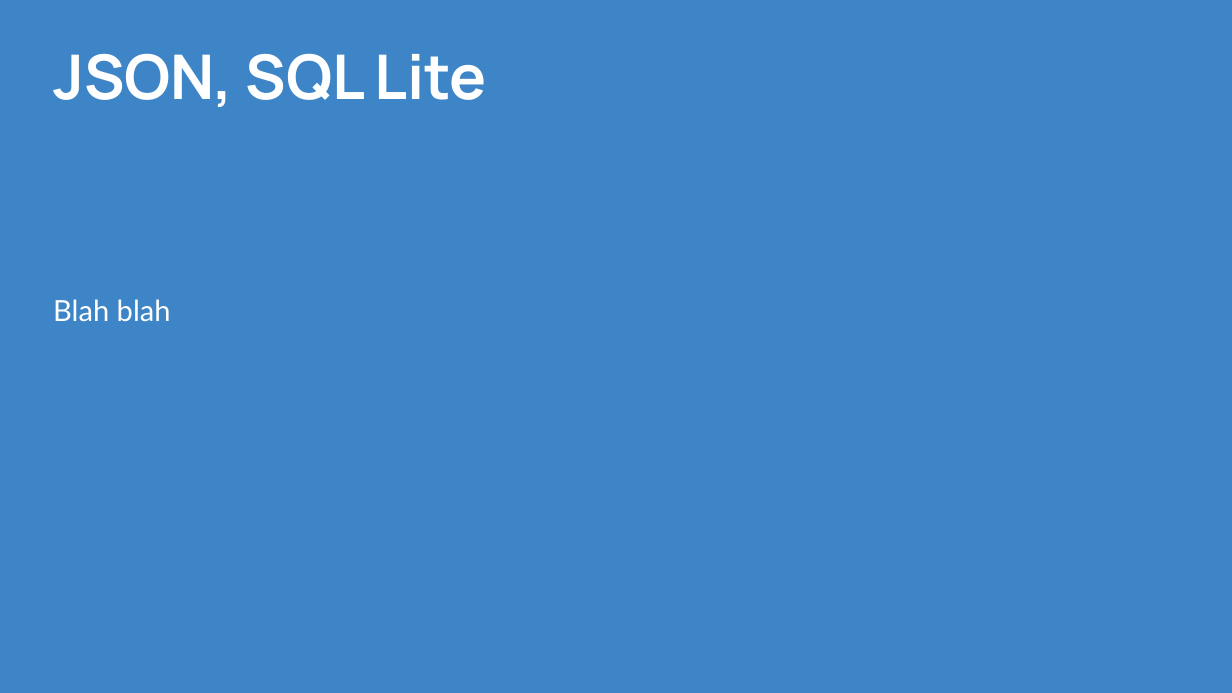
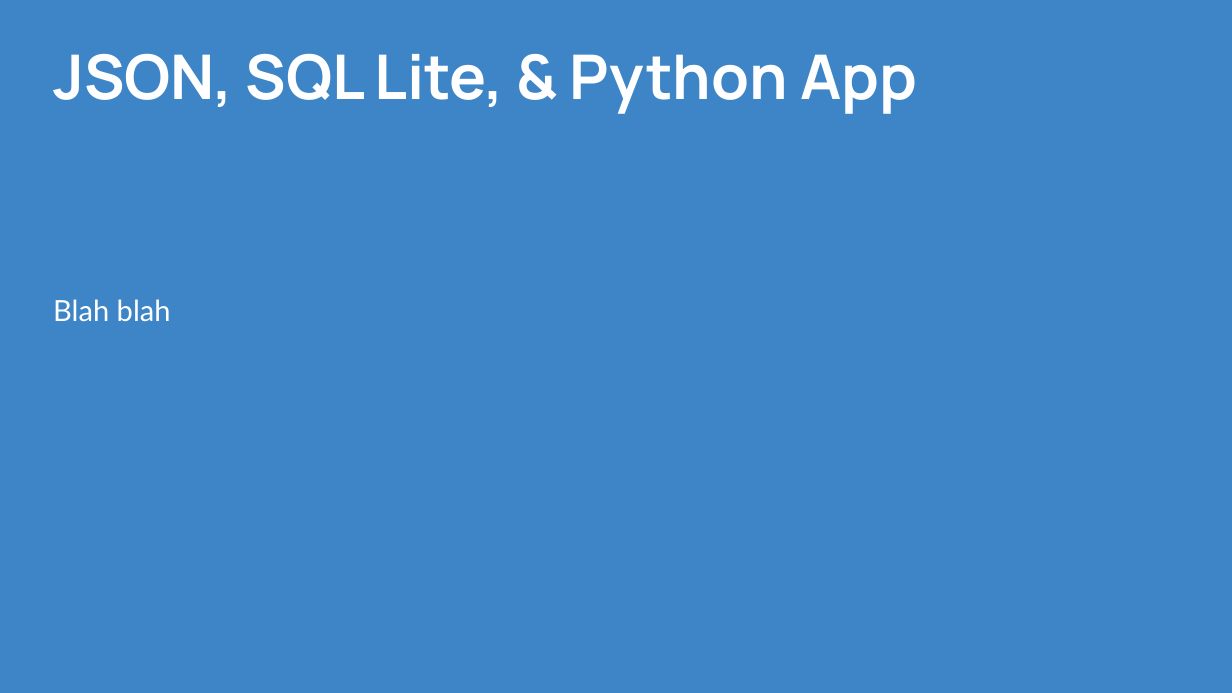
Before and after one commit to CPrince20/Homies, a slide deck: slide 14 of Homies City Collection.pptx. Drawn at 1232x693 pixels with LibreOffice and Linux fonts; fonts in the diff are those of the drawing. Boxes give left, top, right and bottom in pixels: in the first picture for what was removed or moved away, otherwise in the second. Text is boxed around its words. In the diff, an @@ line names an element or a change of style, - is before the commit and + after.

```diff
--- a/Homies City Collection.pptx
+++ b/Homies City Collection.pptx
@@ title at (x1=53, y1=53, x2=917, y2=114): text changed @@
-JSON, SQL Lite
+JSON, SQL Lite, & Python App
```
Also in this commit, not shown: 3 other slides changed, 1 slide removed.
